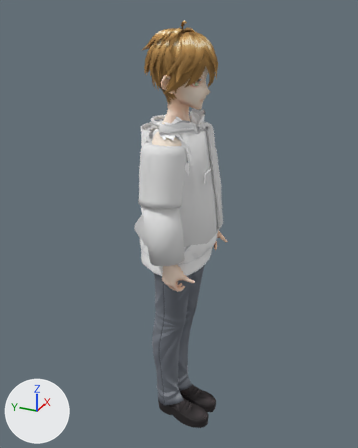
The FBX model Assets/_Game/Resources/Art/Characters/h_siwoo/h_siwoo.fbx, before and after one commit.
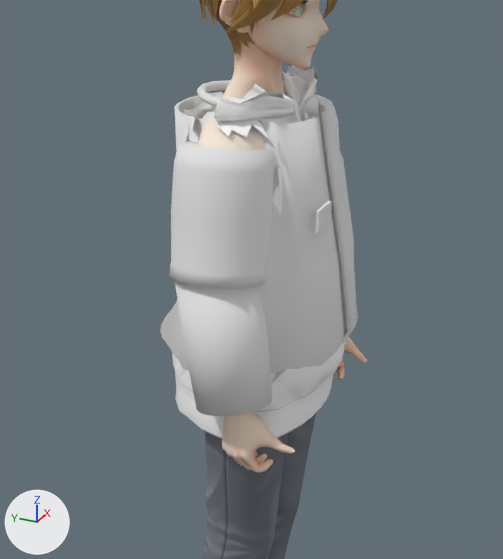
Old and new are each drawn whole from a camera (50 mm lens) standing at (-1.684, -0.759, 1.818) and looking at (0.034, 0.014, 0.959) and again close up on the part from 17% to 81% of the width and 18% to 74% of the height. The lights are fixed; the arrows at lower left show +X, +Y and +Z. The first two pictures are the older version. Vertices at exactly the same position are counted once.

The scene before the commit, as lines of its bpy script (objects in view):
```python
me_body_001 = bpy.data.meshes.new('Body.001')
me_body_001.from_pydata(...)  # 14025 vertices, 24422 faces; spans x -0.26..0.26, y -0.17..0.17, z 0.0..1.75
me_body_001.materials.append(mat_m00_000_00_facebrow_00_face)  # picture img_m00_000_00_facebrow_00_face_png
me_body_001.materials.append(mat_m00_000_00_facemouth_00_face)
me_body_001.materials.append(mat_m00_000_00_eyeiris_00_eye)
me_body_001.materials.append(mat_m00_000_00_eyehighlight_00_eye)  # picture img_m00_000_00_eyehighlight_00_eye_png
me_body_001.materials.append(mat_m00_000_00_eyewhite_00_eye)  # picture img_m00_000_00_eyewhite_00_eye_png
me_body_001.materials.append(mat_m00_000_00_face_00_skin)  # picture img_m00_000_00_face_00_skin_png
me_body_001.materials.append(mat_m00_000_00_faceeyelash_00_face)  # picture img_m00_000_00_faceeyelash_00_face_png
me_body_001.materials.append(mat_m00_000_00_faceeyeline_00_face)  # picture img_m00_000_00_faceeyeline_00_face_png
me_body_001.materials.append(mat_m00_001_01_body_00_skin)  # picture img_m00_001_01_body_00_skin_png
me_body_001.materials.append(mat_m00_006_01_tops_01_cloth)  # picture img_m00_006_01_tops_01_cloth_png
me_body_001.materials.append(mat_m00_001_01_bottoms_01_cloth)  # picture img_m00_001_01_bottoms_01_cloth_png
me_body_001.materials.append(mat_m00_001_01_shoes_01_cloth)  # picture img_m00_001_01_shoes_01_cloth_png
me_body_001.materials.append(mat_f00_000_hair_00_hair)  # picture img_f00_000_hair_00_hair_png
me_body_001.materials.append(mat_m_toon)  # white #e7e7e7
ob_body = bpy.data.objects.new('Body', me_body_001)
ob_body.location = (0.0, 0.0, 0.0)
```
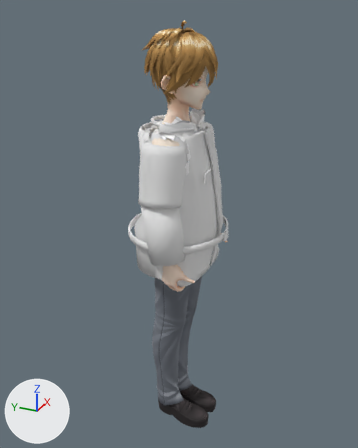
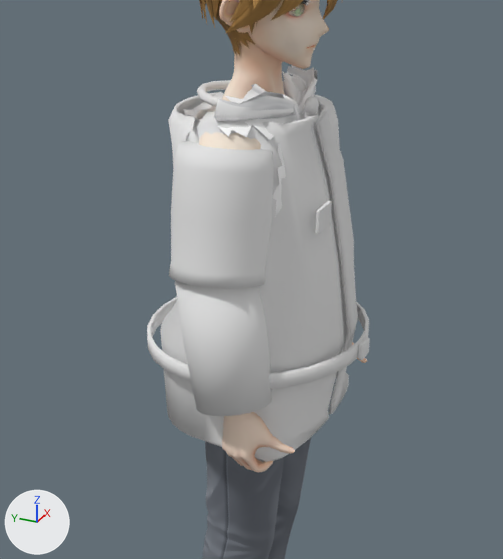
Location of each change, (x1, y1, x2, y2) in pixels of the close-ups (503 x 559 px):
'Body', reshaped
    before: (161, 0, 367, 559)
    after: (147, 0, 370, 559)
part 1 of me_body_001, added
    after: (358, 337, 370, 360)
part 2 of me_body_001, added
    after: (147, 297, 369, 389)
part 3 of me_body_001, built on (mostly hidden before)
    before: (166, 327, 351, 374)
    after: (161, 323, 357, 462)
part 4 of me_body_001, reshaped
    before: (178, 80, 333, 290)
    after: (168, 80, 343, 290)

What the commit changed:
me_body_001 is used by ob_body; location (0.0, 0.0, 0.0).
me_body_001 had 14025 vertices, 24422 faces and spanned x -0.26..0.26, y -0.17..0.17, z 0.0..1.75.
me_body_001 now has 14485 vertices, 24882 faces and spans x -0.26..0.26, y -0.21..0.2, z 0.0..1.75.
me_body_001 part 1: the loose piece of 56 vertices spanning x -0.1..-0.04, y -0.15, z 1.2..1.24 is copied, and the copy is scaled about its middle by (0.592, 1.54, 0.716), then moved by (0.07, -0.06, -0.26); it spans x -0.02..0.02, y -0.21..-0.2, z 0.95..0.98.
me_body_001 part 2: a new loose piece of 224 vertices spanning x -0.22..0.22, y -0.2..0.2, z 0.95..0.98, in mat_m_toon (white #e7e7e7).
me_body_001 part 3: 69 vertices moved from x -0.12..0.12, y -0.07..0.08, z 0.81..0.82 to x -0.2..0.2, y -0.14..0.15, z 0.83..0.84; 17 vertices removed from x -0.07..0.07, y -0.07..0.07, z 0.81..0.82; 107 vertices added at x -0.2..0.2, y -0.15..0.13, z 0.8..0.84.
me_body_001 part 4: 5 vertices moved from x -0.13..0.1, y -0.09..-0.04, z 1.26..1.38 to x -0.12..0.1, y -0.05..-0.04, z 1.37..1.38; 20 vertices removed from x -0.13..0.12, y -0.11..0.07, z 1.26..1.4; 110 vertices added at x -0.15..0.15, y -0.11..0.15, z 1.26..1.39.
